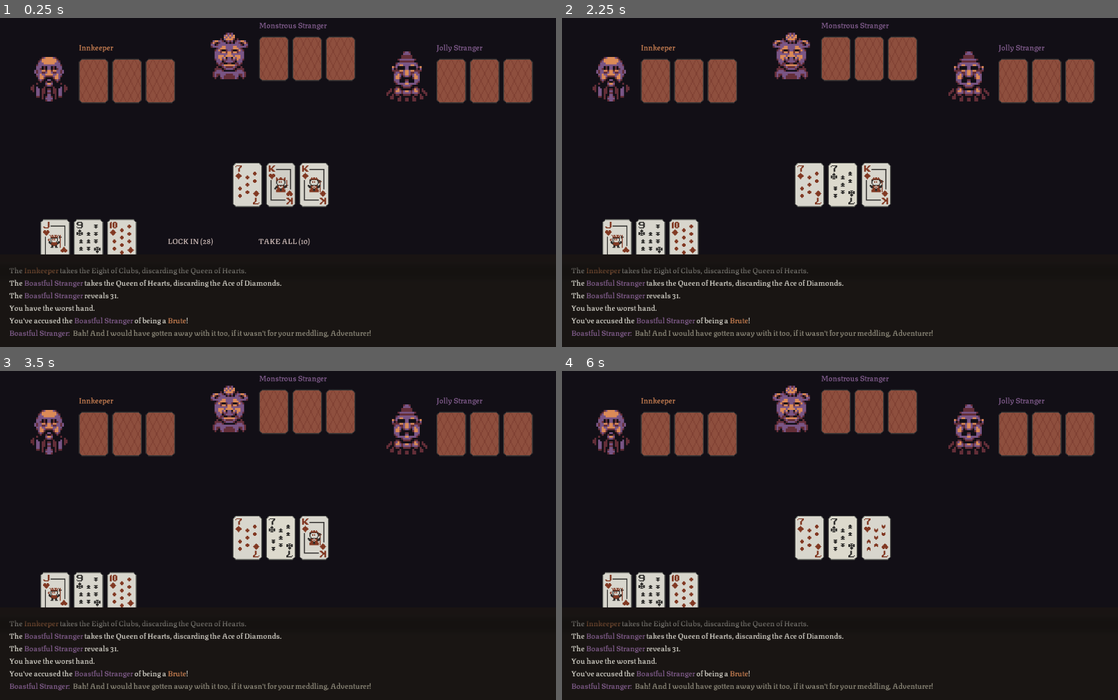
Above: before the commit, frames 1-4 (two rows, left to right).
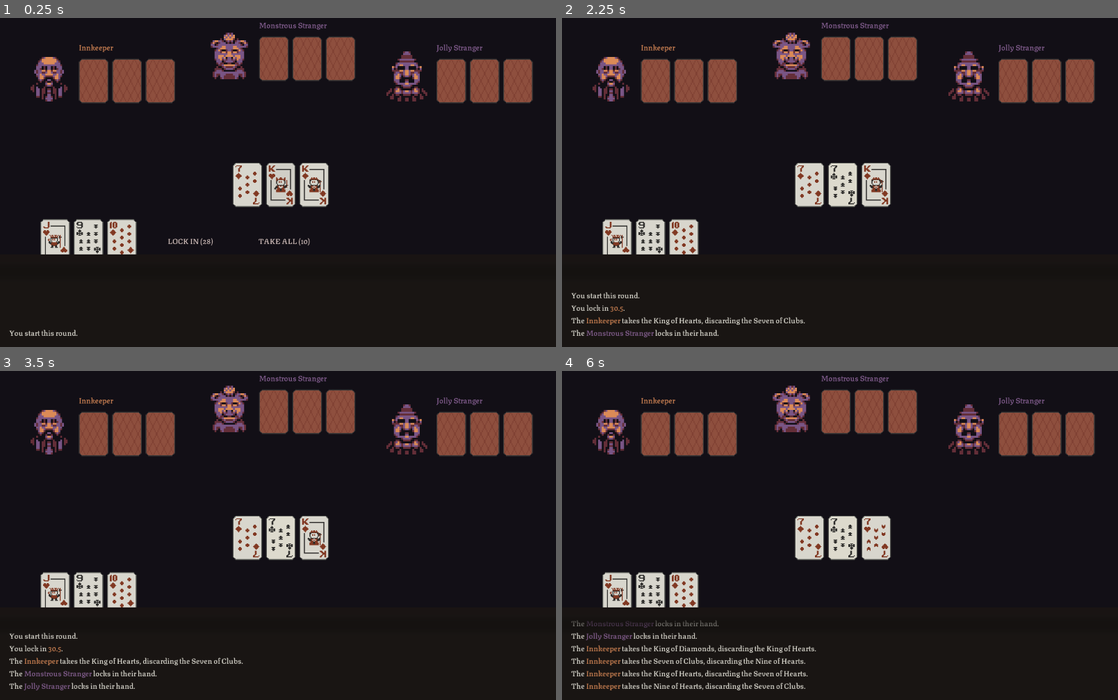
Above: after the commit, the same moments.

Repository: SLiV9/MegaNaiads
Game: Godot game, scene res://game_view.tscn
Two runs of this game, one before a commit and one after it. Both use one fixed random seed, a clock stepped at 60 frames per second and the inputs below.
Inputs (mouse positions are in pixels of both pictures, inside the frame that each line leads up to):
- Up to frame 1 (0.25 s): no input
- Up to frame 2 (2.25 s): click "LOCK IN (28)" at 0.5 s; tap Enter at 1.25 s; move the mouse to (962, 143) at 1.27 s; click (962, 143) at 1.42 s; tap Space at 2 s; move the mouse to (728, 179) at 2.02 s; click (728, 179) at 2.17 s
- Up to frame 3 (3.5 s): tap Enter at 2.75 s; move the mouse to (333, 433) at 2.77 s; click (333, 433) at 2.92 s
- Up to frame 4 (6 s): tap Space at 3.5, 5 s; move the mouse to (812, 588) at 3.52 s; click (812, 588) at 3.67 s; tap Enter at 4.25 s; move the mouse to (1006, 571) at 4.27 s; click (1006, 571) at 4.42 s; move the mouse to (673, 459) at 5.02 s; click (673, 459) at 5.17 s; move the mouse to (867, 515) at 5.77 s; click (867, 515) at 5.92 s

The runs differ from the first frame. In frame 1, 1.8% of the frame differs, in the area x 1-67%, y 75-98%; in frame 2, 2.0%; in frame 3, 2.2%; in frame 4, 2.6%.

Commit message:
Added text lines whenever a player takes a card or locks in.

Diff:
--- a/game.gd
+++ b/game.gd
@@ -1,5 +1,7 @@
 extends Node2D
 
+
+const NUMBER_COLOR = "#dc8b58"
 
 enum STATE {
 	PLAYER,
@@ -14,6 +16,7 @@
 var ai_has_passed = [false, false, false]
 var unused_faces = []
 var unused_strategies = []
+var text_lines = ["", "", "", "", "", ""]
 
 # Called when the node enters the scene tree for the first time.
 func _ready():
@@ -50,8 +53,7 @@
 		$Table.deal_card(deck[i])
 		i += 1
 	set_process_input(true)
-	$PlayerHand.set_process_input(true)
-	$Table.set_process_input(true)
+	start_game()
 
 func _input(ev):
 	if ev is InputEventMouseButton:
@@ -62,17 +64,19 @@
 						var ownCard = $PlayerHand.get_raised_card()
 						var tableCard = $Table.get_raised_card()
 						if ownCard != null and tableCard != null:
+							add_text_line("You take " + card_name(tableCard) +
+								", discarding " + card_name(ownCard) + ".")
 							$PlayerHand.exchange_cards(ownCard, tableCard)
 							$Table.exchange_cards(tableCard, ownCard)
 							advance_state()
 				STATE.BOT_LEFT:
-					enact_ai_action(0, $StrangerLeft/Hand)
+					enact_ai_action(0, $StrangerLeft)
 					advance_state()
 				STATE.BOT_MID:
-					enact_ai_action(1, $StrangerMid/Hand)
+					enact_ai_action(1, $StrangerMid)
 					advance_state()
 				STATE.BOT_RIGHT:
-					enact_ai_action(2, $StrangerRight/Hand)
+					enact_ai_action(2, $StrangerRight)
 					advance_state()
 				STATE.END:
 					pass
@@ -83,8 +87,25 @@
 						state = STATE.BOT_LEFT
 					elif $PassButton.pressed:
 						has_passed = true
+						add_text_line("You lock in " +
+							"[color=" + NUMBER_COLOR + "]" +
+							str(evaluate_hand($PlayerHand)) +
+							"[/color]" +
+							".")
 						advance_state()
 					elif $SwapButton.pressed:
+						add_text_line("You take " +
+							card_name($Table.cards[0]) + ", " +
+							card_name($Table.cards[1]) + " and " +
+							card_name($Table.cards[2]) + ", locking in " +
+							"[color=" + NUMBER_COLOR + "]" +
+							str(evaluate_hand($Table)) +
+							"[/color]" +
+							".")
+						add_text_line("You discarded " +
+							card_name($PlayerHand.cards[0]) + ", " +
+							card_name($PlayerHand.cards[1]) + " and " +
+							card_name($PlayerHand.cards[2]) + ".")
 						for i in range(0, 3):
 							var ownCard = $PlayerHand.cards[i]
 							var tableCard = $Table.cards[i]
@@ -100,6 +121,27 @@
 					pass
 				STATE.END:
 					pass
+
+func start_game():
+	var startingStates = [STATE.PLAYER, STATE.BOT_LEFT, STATE.BOT_MID,
+		STATE.BOT_RIGHT]
+	state = startingStates[randi() % startingStates.size()]
+	disable_player_controls()
+	match state:
+		STATE.PLAYER:
+			enable_player_controls()
+			add_text_line("You start this round.")
+		STATE.BOT_LEFT:
+			var name = $StrangerLeft.get_name_bbcode()
+			add_text_line("The " + name +  " starts this round.")
+		STATE.BOT_MID:
+			var name = $StrangerMid.get_name_bbcode()
+			add_text_line("The " + name +  " starts this round.")
+		STATE.BOT_RIGHT:
+			var name = $StrangerRight.get_name_bbcode()
+			add_text_line("The " + name +  " starts this round.")
+		STATE.END:
+			pass
 
 func advance_state():
 	if has_passed and ai_has_passed.min() == true:
@@ -142,13 +184,28 @@
 	$PassButton.visible = false
 	$SwapButton.visible = false
 
-func enact_ai_action(ai_index: int, hand: Hand):
+func enact_ai_action(ai_index: int, stranger: Stranger):
 	# TODO use AI to determine which action to take
+	var hand = stranger.get_node("Hand")
 	if ai_has_passed[ai_index]:
 		pass
 	elif (randi() % 100 < 20):
+		add_text_line("The " + stranger.get_name_bbcode() +
+			" locks in their hand.")
 		ai_has_passed[ai_index] = true
 	elif (randi() % 100 < 20):
+		add_text_line("The " + stranger.get_name_bbcode() + " takes " +
+			card_name($Table.cards[0]) + ", " +
+			card_name($Table.cards[1]) + " and " +
+			card_name($Table.cards[2]) + ", locking in " +
+			"[color=" + NUMBER_COLOR + "]" +
+			str(evaluate_hand($Table)) +
+			"[/color]" +
+			".")
+		add_text_line("The " + stranger.get_name_bbcode() + " discarded " +
+			card_name(hand.cards[0]) + ", " +
+			card_name(hand.cards[1]) + " and " +
+			card_name(hand.cards[2]) + ".")
 		for i in range(0, 3):
 			var ownCard = hand.cards[i]
 			var tableCard = $Table.cards[i]
@@ -159,6 +216,8 @@
 	else:
 		var ownCard = hand.cards[randi() % hand.cards.size()]
 		var tableCard = $Table.cards[randi() % $Table.cards.size()]
+		add_text_line("The " + stranger.get_name_bbcode() + " takes " +
+			card_name(tableCard) + ", discarding " + card_name(ownCard) + ".")
 		hand.exchange_cards(ownCard, tableCard)
 		$Table.exchange_cards(tableCard, ownCard)
 
@@ -168,3 +227,29 @@
 	stranger.become_stranger(face, strategy)
 	unused_faces.remove(unused_faces.find(face))
 	unused_strategies.remove(unused_strategies.find(strategy))
+
+func add_text_line(line):
+	text_lines.pop_front()
+	text_lines.push_back(line)
+	var bbcode_text = text_lines[0]
+	for i in range(1, text_lines.size()):
+		bbcode_text += "\n" + text_lines[i]
+	$TextBox/Content.bbcode_text = bbcode_text
+
+func card_name(card: int):
+	var suit = card % 4
+	var face = card / 4
+	var FACE_NAMES = ["Seven", "Eight", "Nine", "Ten",
+		"Jack", "Queen", "King", "Ace"]
+	var SUIT_NAMES = ["Clubs", "Diamonds", "Hearts", "Spades"]
+	if face < 8:
+		return "the " + FACE_NAMES[face] + " of " + SUIT_NAMES[suit]
+	else:
+		match card:
+			0: return "an Ace of Clubs"
+			1: return "a Joker"
+			2: return "a Twelve of Hearts"
+			3: return "an Ace of Spades"
+
+func evaluate_hand(hand: Hand):
+	return 30.5
--- a/game_view.tscn
+++ b/game_view.tscn
@@ -54,7 +54,7 @@
 "_edit_use_anchors_": false
 }
 
-[node name="RichTextLabel" type="RichTextLabel" parent="Camera2D/TextBox"]
+[node name="Content" type="RichTextLabel" parent="Camera2D/TextBox"]
 margin_left = 620.0
 margin_top = 20.0
 margin_right = 1780.0
--- a/project.godot
+++ b/project.godot
@@ -30,6 +30,10 @@
 run/main_scene="res://game_view.tscn"
 config/icon="res://icon.png"
 
+[debug]
+
+gdscript/warnings/integer_division=false
+
 [display]
 
 window/size/width=1200
